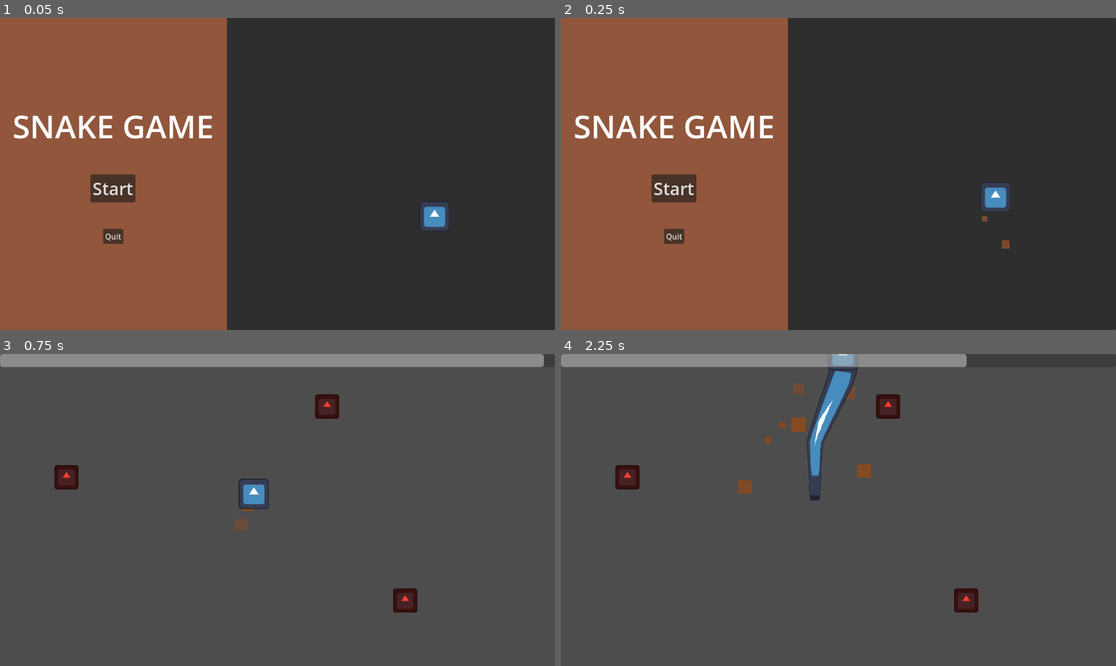
Above: before the commit, frames 1-4 (two rows, left to right).
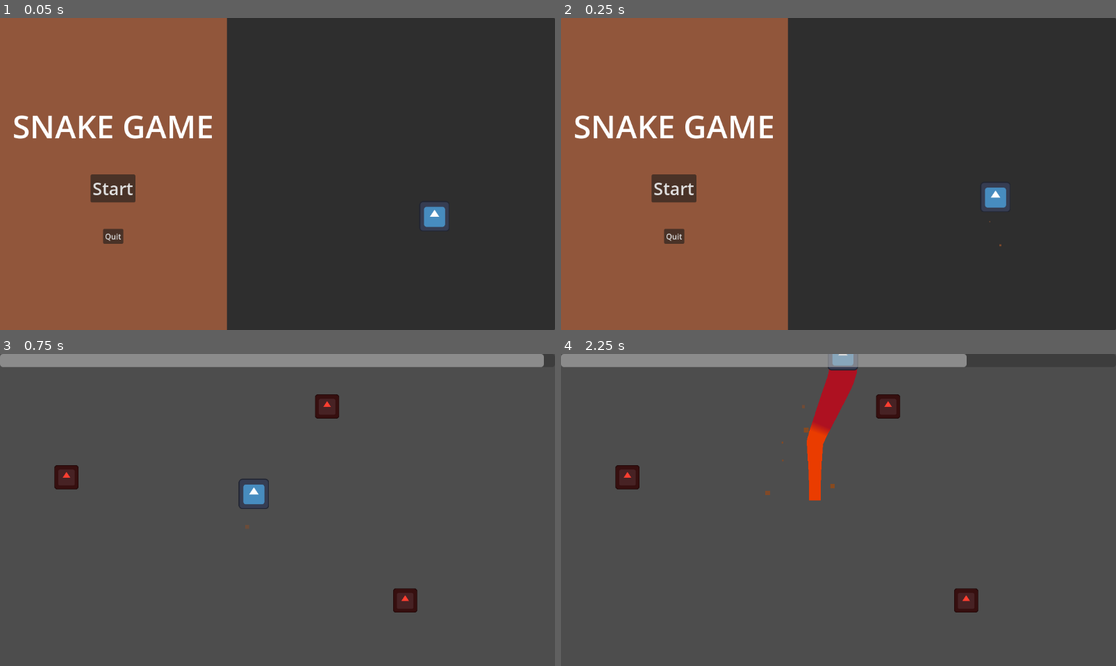
Above: after the commit, the same moments.

Repository: tylercchase/gmtk-2025
Game: Godot game, scene res://src/menus/main/main_menu.tscn
Same seed, same stepped clock (60 frames per second), same inputs: the game is played once before the commit and once after it. The engine's default icon, where the game draws it, is replaced by a stand-in: a white triangle on a blue panel in a dark square.
Inputs (mouse positions are in pixels of both pictures, inside the frame that each line leads up to):
- Up to frame 1 (0.05 s): no input
- Up to frame 2 (0.25 s): no input
- Up to frame 3 (0.75 s): click "Start" at 0.5 s
- Up to frame 4 (2.25 s): move the mouse to (960, 494) at 1.27 s; hold D (move_right) 1.28-2.03 s; click (960, 494) at 1.35 s; move the mouse to (727, 525) at 2.02 s; hold A (move_left) from 2.03 s (still down); click (727, 525) at 2.1 s

Frame 1 is identical in both runs. In frame 2, less than 0.1% of the frame differs, in the area x 75-81%, y 63-74%; in frame 3, less than 0.1%; in frame 4, 2.0%, in the area x 31-56%, y 4-47%.

Commit message:
feat: more worm styling and tooltip styling

Diff:
--- a/src/menus/tooltip/upgrade_tooltip.tscn
+++ b/src/menus/tooltip/upgrade_tooltip.tscn
@@ -1,6 +1,13 @@
-[gd_scene load_steps=2 format=3 uid="uid://dhisaf2mh2g72"]
+[gd_scene load_steps=3 format=3 uid="uid://dhisaf2mh2g72"]
 
 [ext_resource type="Script" uid="uid://dd356e1mep0u7" path="res://src/menus/tooltip/upgrade_tooltip.gd" id="1_6y7um"]
+
+[sub_resource type="StyleBoxFlat" id="StyleBoxFlat_6y7um"]
+bg_color = Color(0.133196, 0.133196, 0.133196, 1)
+corner_radius_top_left = 3
+corner_radius_top_right = 3
+corner_radius_bottom_right = 3
+corner_radius_bottom_left = 3
 
 [node name="UpgradeTooltip" type="PanelContainer" node_paths=PackedStringArray("upgrade_title", "upgrade_description")]
 anchors_preset = 15
@@ -8,21 +15,29 @@
 anchor_bottom = 1.0
 grow_horizontal = 2
 grow_vertical = 2
+theme_override_styles/panel = SubResource("StyleBoxFlat_6y7um")
 script = ExtResource("1_6y7um")
-upgrade_title = NodePath("VBoxContainer/Label")
-upgrade_description = NodePath("VBoxContainer/RichTextLabel")
+upgrade_title = NodePath("MarginContainer/VBoxContainer/Label")
+upgrade_description = NodePath("MarginContainer/VBoxContainer/RichTextLabel")
 
-[node name="VBoxContainer" type="VBoxContainer" parent="."]
+[node name="MarginContainer" type="MarginContainer" parent="."]
+layout_mode = 2
+theme_override_constants/margin_left = 5
+theme_override_constants/margin_top = 5
+theme_override_constants/margin_right = 5
+theme_override_constants/margin_bottom = 5
+
+[node name="VBoxContainer" type="VBoxContainer" parent="MarginContainer"]
 layout_mode = 2
 
-[node name="Label" type="Label" parent="VBoxContainer"]
+[node name="Label" type="Label" parent="MarginContainer/VBoxContainer"]
 layout_mode = 2
 text = "test"
 
-[node name="HSeparator" type="HSeparator" parent="VBoxContainer"]
+[node name="HSeparator" type="HSeparator" parent="MarginContainer/VBoxContainer"]
 layout_mode = 2
 
-[node name="RichTextLabel" type="RichTextLabel" parent="VBoxContainer"]
+[node name="RichTextLabel" type="RichTextLabel" parent="MarginContainer/VBoxContainer"]
 layout_mode = 2
 bbcode_enabled = true
 fit_content = true
--- a/src/menus/upgrade/upgrade_button.tscn
+++ b/src/menus/upgrade/upgrade_button.tscn
@@ -1,11 +1,24 @@
-[gd_scene load_steps=3 format=3 uid="uid://b2e3cqoh7f5l1"]
+[gd_scene load_steps=4 format=3 uid="uid://b2e3cqoh7f5l1"]
 
 [ext_resource type="Texture2D" uid="uid://ofhq8wn1748o" path="res://icon.svg" id="1_mmaho"]
 [ext_resource type="Script" uid="uid://dfog3ywk40e3p" path="res://src/menus/upgrade/upgrade_button.gd" id="2_0eguc"]
 
+[sub_resource type="StyleBoxFlat" id="StyleBoxFlat_0eguc"]
+content_margin_left = 4.0
+content_margin_top = 4.0
+content_margin_right = 4.0
+content_margin_bottom = 4.0
+bg_color = Color(0.28485, 0.28485, 0.28485, 1)
+corner_radius_top_left = 3
+corner_radius_top_right = 3
+corner_radius_bottom_right = 3
+corner_radius_bottom_left = 3
+corner_detail = 5
+
 [node name="Button" type="Button" node_paths=PackedStringArray("purchased_amount_label")]
 offset_right = 8.0
 offset_bottom = 8.0
+theme_override_styles/disabled = SubResource("StyleBoxFlat_0eguc")
 icon = ExtResource("1_mmaho")
 script = ExtResource("2_0eguc")
 purchased_amount_label = NodePath("PurchasedAmountLabel")
--- a/src/menus/upgrade/upgrade_menu.tscn
+++ b/src/menus/upgrade/upgrade_menu.tscn
@@ -9,6 +9,7 @@
 [ext_resource type="Resource" uid="uid://ch3fa657jofdw" path="res://src/upgrades/upgrades/resources/speed_3.tres" id="6_t3hjq"]
 
 [node name="UpgradeMenu" type="Node2D"]
+rotation = -0.00138479
 
 [node name="Camera2D" type="Camera2D" parent="."]
 position = Vector2(-76, -89)
@@ -33,6 +34,7 @@
 offset_right = -292.0
 offset_bottom = -180.0
 upgrade_resource = ExtResource("5_53qew")
+metadata/_edit_use_anchors_ = true
 
 [node name="Button3" parent="UpgradeContainer" instance=ExtResource("2_5gbj0")]
 offset_left = 286.0
@@ -40,5 +42,7 @@
 offset_right = 422.0
 offset_bottom = -89.0
 upgrade_resource = ExtResource("6_t3hjq")
+metadata/_edit_use_anchors_ = true
 
 [node name="UpgradeTooltip" parent="." instance=ExtResource("5_siov3")]
+metadata/_edit_use_anchors_ = true
--- a/src/player/player.tscn
+++ b/src/player/player.tscn
@@ -6,11 +6,11 @@
 [sub_resource type="ParticleProcessMaterial" id="ParticleProcessMaterial_rxibo"]
 particle_flag_disable_z = true
 direction = Vector3(0, 1, 0)
-spread = 60.766
+spread = 33.602
 initial_velocity_min = 243.7
 initial_velocity_max = 325.0
-scale_min = 11.05
-scale_max = 31.96
+scale_min = 2.05
+scale_max = 10.61
 scale_over_velocity_min = 30.93
 scale_over_velocity_max = 116.84
 color = Color(0.500767, 0.284811, 0.158145, 1)
--- a/src/segments/segment_manager.tscn
+++ b/src/segments/segment_manager.tscn
@@ -2,11 +2,15 @@
 
 [ext_resource type="Script" uid="uid://bk1uk53qxpegm" path="res://src/segments/segment_manager.gd" id="1_f8jwr"]
 [ext_resource type="PackedScene" uid="uid://p8n7ha1b8gv7" path="res://src/segments/player_segment.tscn" id="2_i10sa"]
-[ext_resource type="Texture2D" uid="uid://ofhq8wn1748o" path="res://icon.svg" id="3_i10sa"]
 
 [sub_resource type="Curve" id="Curve_i10sa"]
 _data = [Vector2(0, 0.390909), 0.0, 0.0, 0, 0, Vector2(1, 1), 0.0, 0.0, 0, 0]
 point_count = 2
+
+[sub_resource type="Gradient" id="Gradient_i10sa"]
+interpolation_mode = 1
+offsets = PackedFloat32Array(0, 0.48)
+colors = PackedColorArray(0.917824, 0.23458, 1.92523e-07, 1, 0.684128, 0.0659657, 0.130093, 1)
 
 [sub_resource type="ConcavePolygonShape2D" id="ConcavePolygonShape2D_i10sa"]
 
@@ -22,7 +26,7 @@
 z_index = 1
 width = 59.7
 width_curve = SubResource("Curve_i10sa")
-texture = ExtResource("3_i10sa")
+gradient = SubResource("Gradient_i10sa")
 texture_mode = 2
 end_cap_mode = 1
 
--- /dev/null
+++ b/src/theme/main_theme.tres
@@ -0,0 +1,3 @@
+[gd_resource type="Theme" format=3 uid="uid://ckpfh53y3fr3h"]
+
+[resource]
